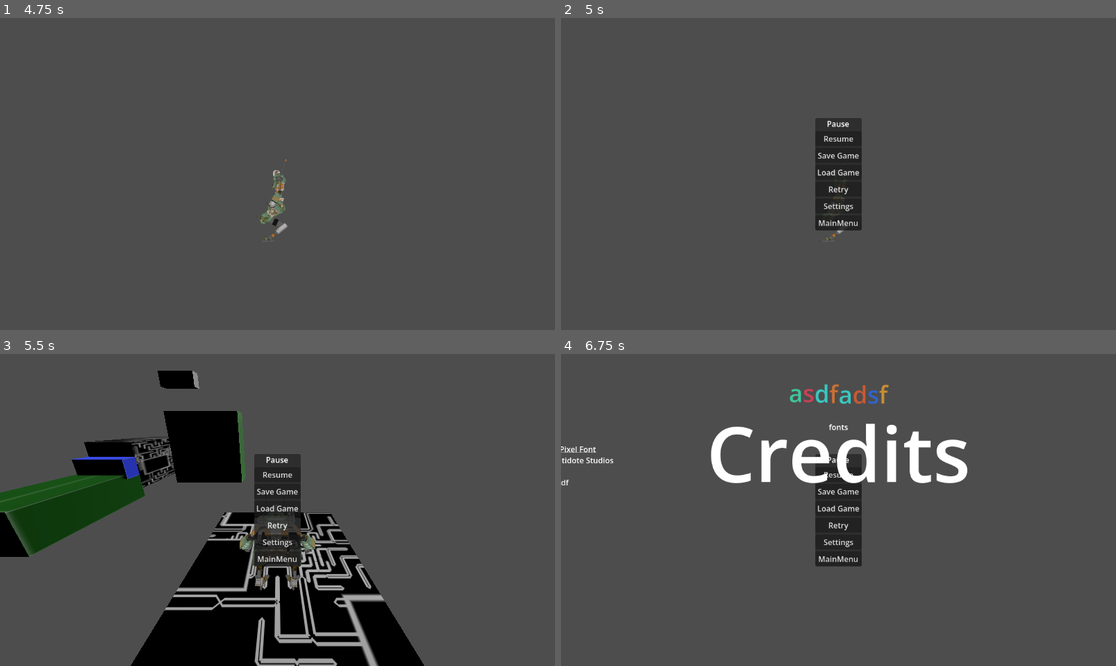
Above: before the commit, frames 1-4 (two rows, left to right).
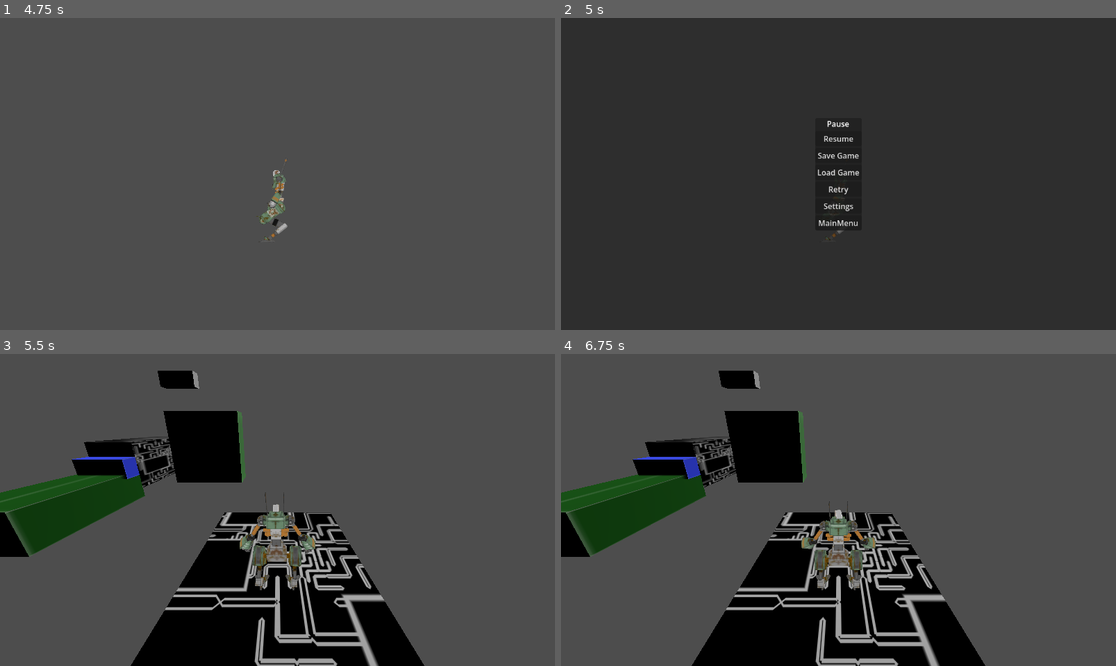
Above: after the commit, the same moments.

Repository: iriake/strata-project
Game: Godot game, scene res://ui/MainMenu.tscn
The game is run twice, just before and just after one commit, with the same random seed, the same clock (stepped at 60 frames per second) and the same inputs.
Inputs (mouse positions are in pixels of both pictures, inside the frame that each line leads up to):
- Up to frame 1 (4.75 s): click "Start" at 0.5 s; hold D (move_right) 1.28-2.03 s; hold Tab (change_dimension) 1.28-2.03 s; tap Space (jump) at 1.52, 2.27, 3.5, 3.77, 4.52 s; hold S (move_back) 2.03-2.78 s; tap E (emote) at 2.1 s; tap Enter at 2.75, 4.25 s; hold Down (move_camera_down) 2.78-3.53 s; hold D (move_right) 2.78-4.28 s; tap Left (move_camera_left) at 3.6 s; hold A (move_left) from 4.28 s (still down); hold Right (move_camera_right) from 4.28 s (still down)
- Up to frame 2 (5 s): keep holding A (move_left); keep holding Right (move_camera_right); tap Escape (menu) at 4.9 s
- Up to frame 3 (5.5 s): release A (move_left) at 5 s; release Right (move_camera_right) at 5 s; click "Retry" at 5 s
- Up to frame 4 (6.75 s): click (838, 559) at 5.75 s, where only the run before the commit has a clickable "MainMenu"; click (838, 525) at 6.5 s, where only the run before the commit has a clickable "Retry"

Frame 1 is identical in both runs. In frame 2, 97% of the frame differs, in the area x 0-100%, y 0-100%; in frame 3, 2.7%; in frame 4, 30%.

Commit message:
Fix: pauseMenu no se escondia al hacer retry y en el menu - Feature: fondo oscurecido al presionar pauseMenu

Diff:
--- a/ui/PauseMenu.tscn
+++ b/ui/PauseMenu.tscn
@@ -11,6 +11,15 @@
 grow_horizontal = 2
 grow_vertical = 2
 script = ExtResource("1_50142")
+
+[node name="ColorRect" type="ColorRect" parent="." unique_id=212526715]
+layout_mode = 1
+anchors_preset = 15
+anchor_right = 1.0
+anchor_bottom = 1.0
+grow_horizontal = 2
+grow_vertical = 2
+color = Color(0, 0, 0, 0.39215687)
 
 [node name="PanelContainer" type="PanelContainer" parent="." unique_id=196775941]
 layout_mode = 1
--- a/ui/pause_menu.gd
+++ b/ui/pause_menu.gd
@@ -26,6 +26,7 @@
 
 func _on_retry_pressed() -> void:
 	get_tree().paused = false
+	hide()
 	get_tree().reload_current_scene()
 
 
@@ -35,6 +36,7 @@
 
 func _on_main_menu_pressed() -> void:
 	get_tree().paused = false
+	hide()
 	LevelManager.main_menu()
 
 
